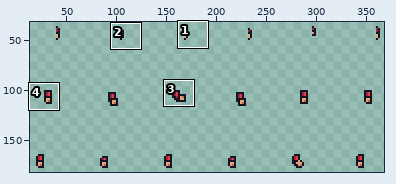
Sprite sheet -- docs/image/resources/Necesse/mobs/pirates/pirate1arms_right.png. Above: a wide view before the commit, with the close-up outlined.
Close-up. Earlier state:
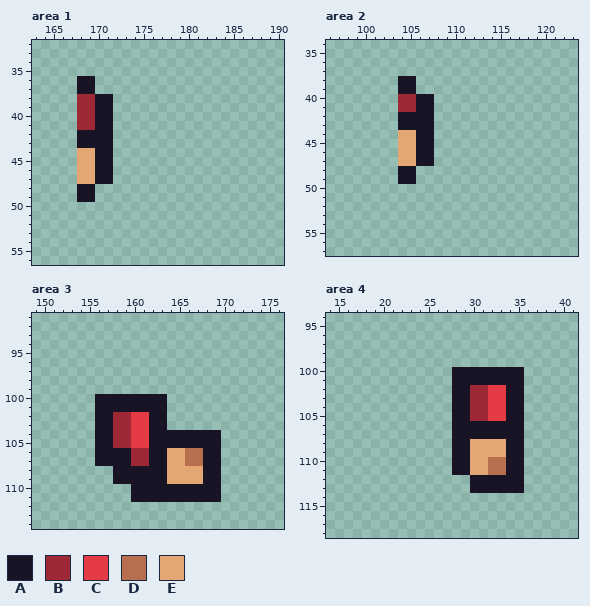
The file is 384x256 pixels. Pixels under 10% opacity are left out. Shown: area 1: x 163..190, y 32..56; area 2: x 96..123, y 34..57; area 3: x 149..176, y 91..114; area 4: x 14..41, y 94..118. The wide view leaves out empty margins. The commit also changed other parts of the picture, which this record leaves out.
Palette (. is transparent): A #181425  B #9e2835  C #e43b44  D #b86f50  E #e4a672
The result:
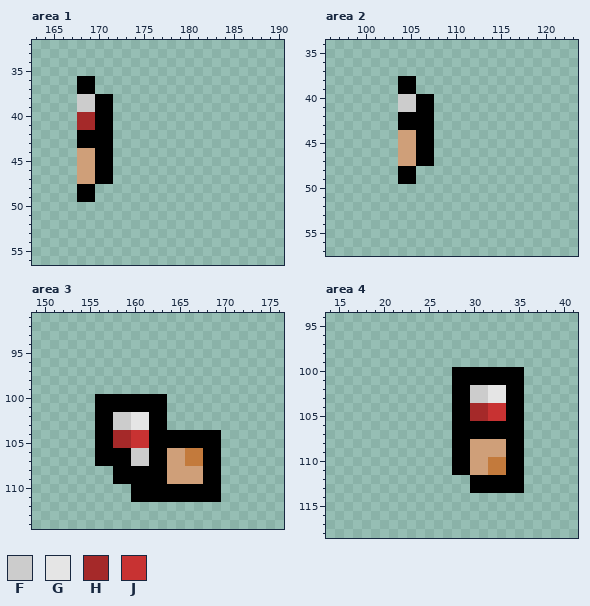
Colours new in this view: F #cccccc  G #e5e5e5  H #a52929  J #c83232
What changed:
colour A: #181425 -> #000000
colour D: #b86f50 -> #c37a3c
colour E: #e4a672 -> #cf9f79
Changed rows in their new state; - is a pixel that keeps its letter.
Area 1:
first column x 168:
38 FF
39 FF
40 HH
41 HH
Area 2:
first column x 104:
40 FF
41 FF
Area 3:
first column x 158:
102 FFGG
103 FFGG
104 HHJJ
105 HHJJ
106 --FF
107 --FF
Area 4:
first column x 30:
102 FFGG
103 FFGG
104 HHJJ
105 HHJJ
Where, in picture pixels (left, top, right, bottom), the same in both close-ups:
changed: (77, 76, 113, 202)
changed: (398, 76, 434, 184)
changed: (95, 394, 221, 502)
changed: (452, 367, 524, 493)
